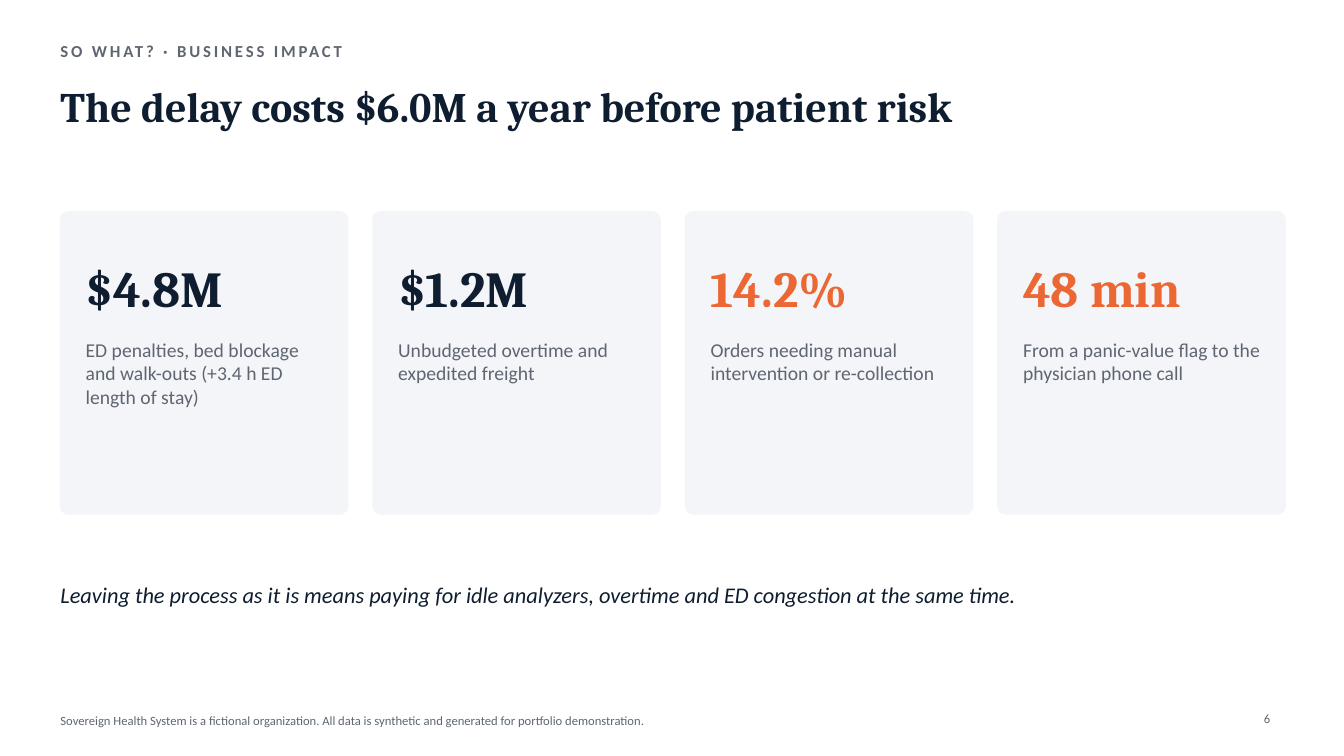
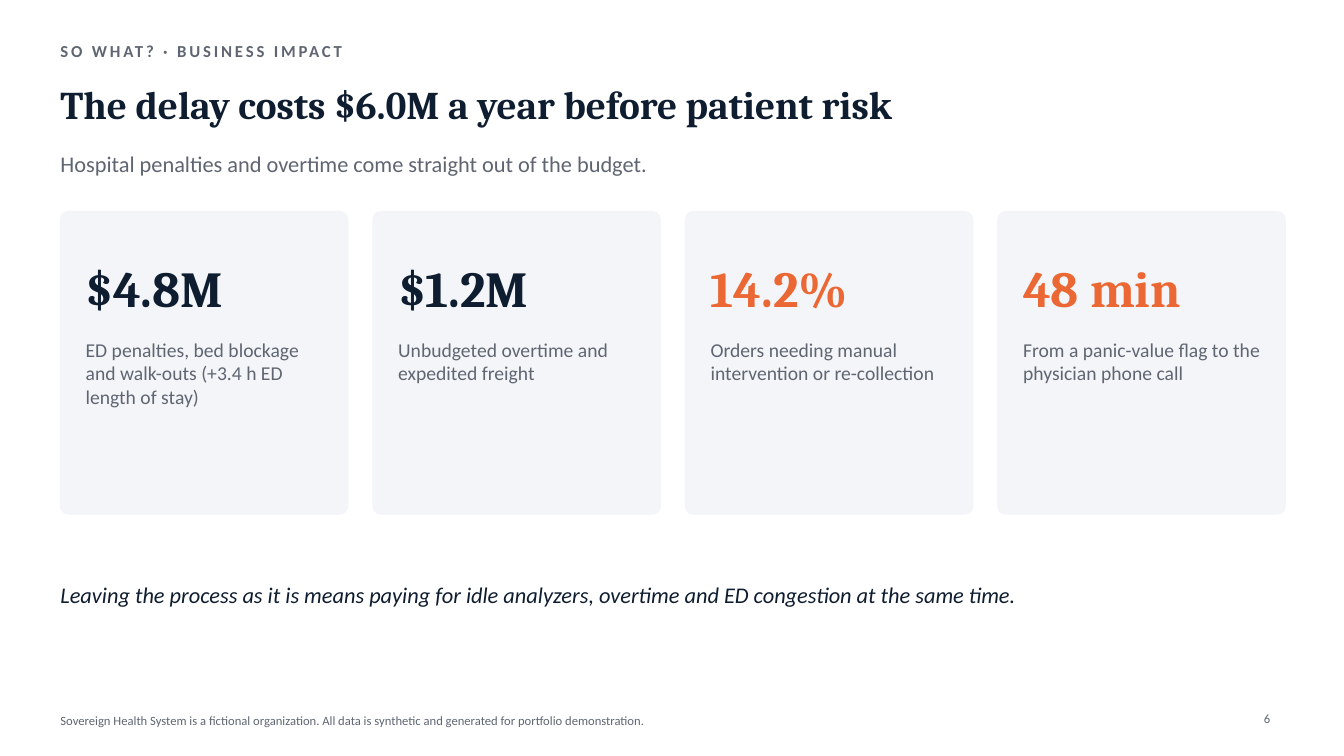
Before and after one commit to huezxiii/diagnostic-pipeline-process-mapping, a slide deck: slide 6 of deck/sovereign-health-exec-briefing.pptx. Drawn at 1344x756 pixels with LibreOffice and Linux fonts; fonts in the diff are those of the drawing. Boxes give left, top, right and bottom in pixels: in the first picture for what was removed or moved away, otherwise in the second. Text is boxed around its words. In the diff, an @@ line names an element or a change of style, - is before the commit and + after.

```diff
--- a/deck/sovereign-health-exec-briefing.pptx
+++ b/deck/sovereign-health-exec-briefing.pptx
@@ title "The delay costs $6.0M a ..." at bbox=[60, 90, 892, 128]: size 30 to 28 pt @@
@@ text added at bbox=[60, 156, 647, 176], 16 pt, text #5F6672 @@
+Hospital penalties and overtime come straight out of the budget.
```
Also in this commit, not shown: 9 other slides changed, 2 other files.
